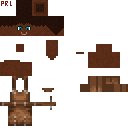
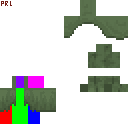
The second 128 x 128 image is a revision of the first. Changes to its layers:
showed group "General Resources" (12 layers) over [0, 0, 128, 96]
hid group "work apron layers" (5 layers) over [0, 76, 56, 122]
renamed "leatherworker.png #1" to "nitwit arms", painted on it over [0, 44, 128, 126]
added layer "green hood" in group "Job Temp Folder" over [64, 0, 128, 40]
showed "nitwit.png #1", moved it into group "Job Temp Folder", painted on it over [0, 44, 128, 118]
showed "cloak map copy" over [0, 76, 56, 124]
hid group "professions" (13 layers) over [0, 0, 128, 126]
hid "villager.png" over [0, 0, 128, 92]
